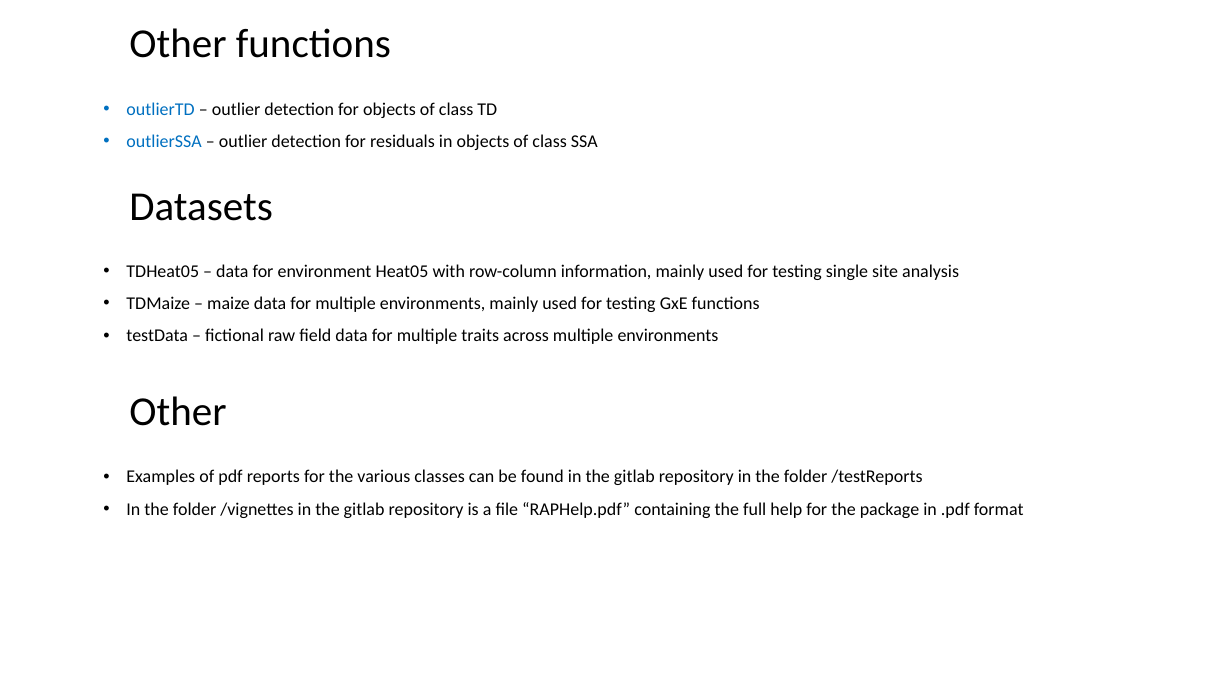
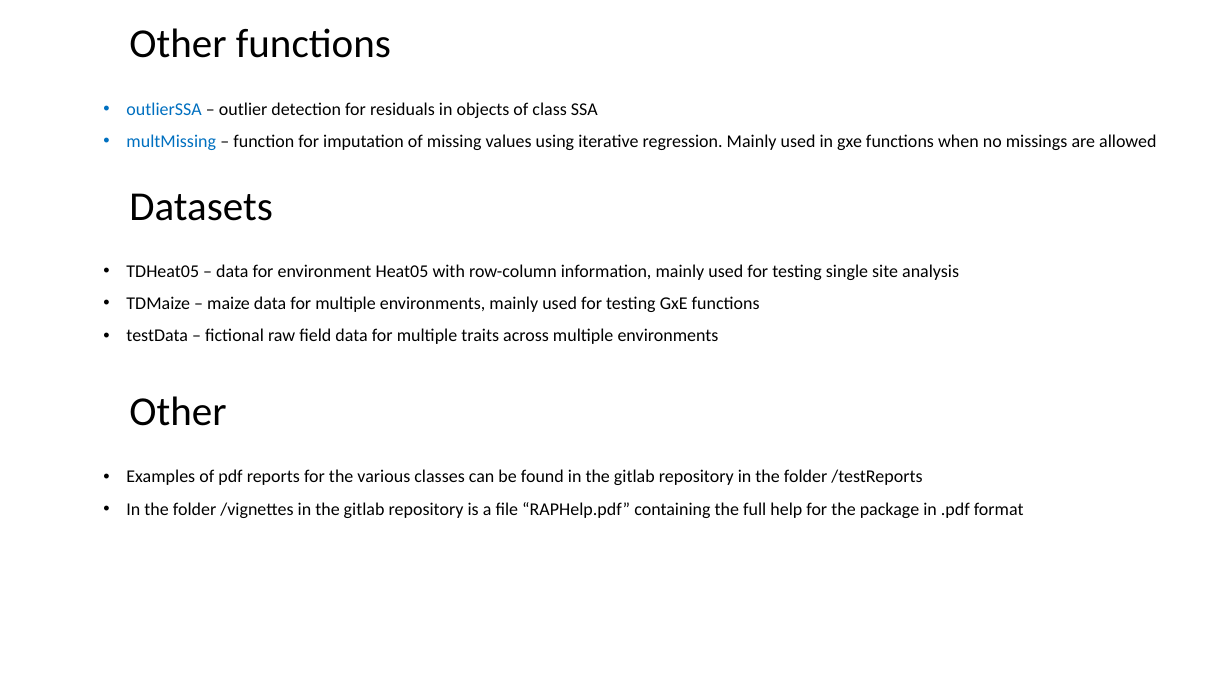
Before and after one commit to Biometris/statgenGxE, a slide deck: slide 12 of vignettes/RAP overview.pptx (slide 11 before the commit). Drawn at 1232x693 pixels with LibreOffice and Linux fonts; fonts in the diff are those of the drawing. Boxes give left, top, right and bottom in pixels: in the first picture for what was removed or moved away, otherwise in the second. Text is boxed around its words. In the diff, an @@ line names an element or a change of style, - is before the commit and + after.

```diff
--- a/vignettes/RAP overview.pptx
+++ b/vignettes/RAP overview.pptx
@@ text at (126, 102, 497, 118): paragraph removed @@
-• outlierTD – outlier detection for objects of class TD
@@ text at (126, 134, 1156, 150): paragraph added @@
+• multMissing – function for imputation of missing values using iterative regression. Mainly used in gxe functions when no missings are allowed
```
Also in this commit, not shown: 4 other slides changed, 1 slide added.
